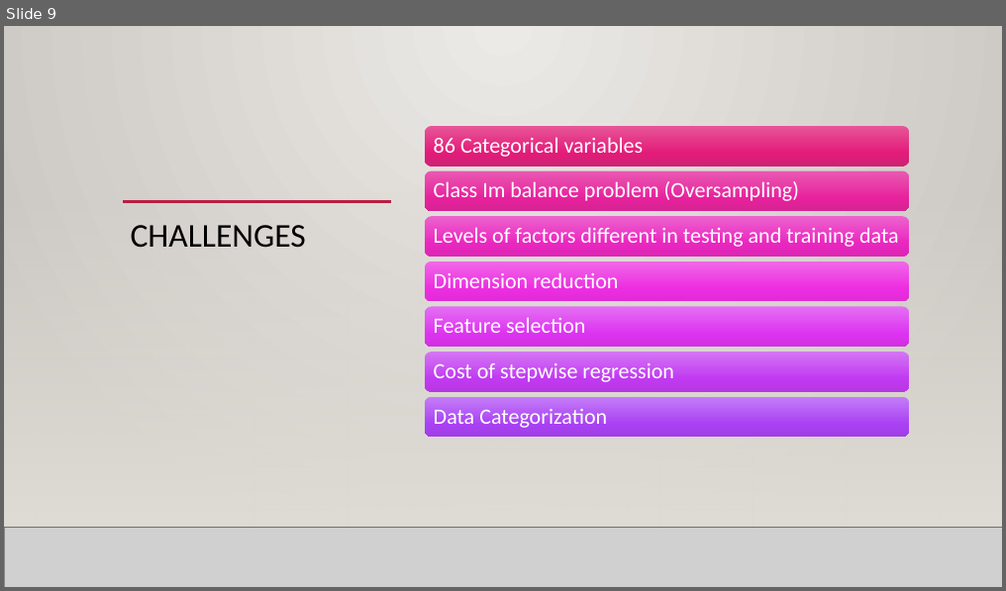
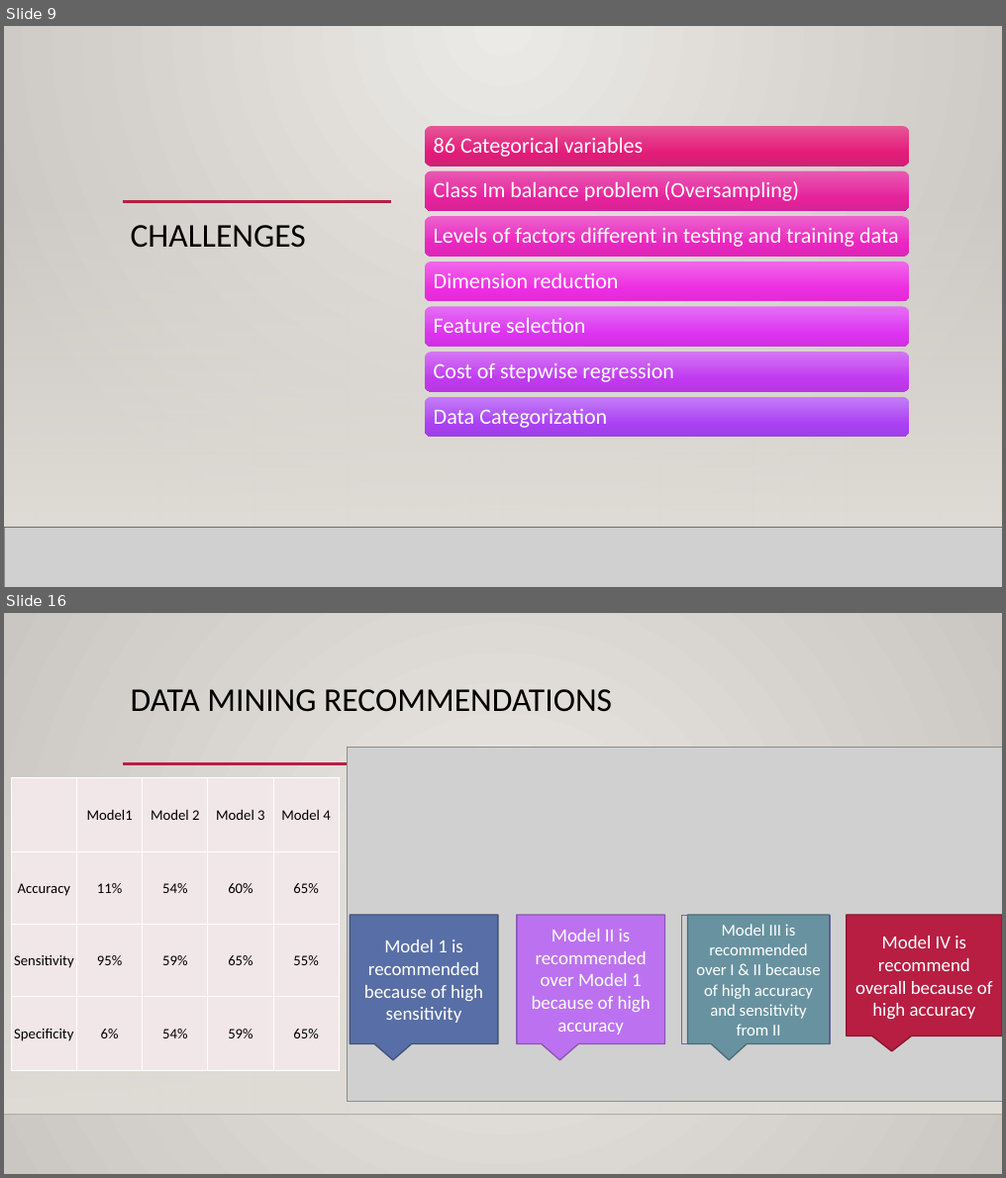
Before and after one commit to karimkhamwani/data-mining, a slide deck: Caravan.pptx. Shown one above the other, each under a label of ours: slide 9 before the commit, slides 9 and 16 after it; the slides between them are not shown. The pictures are 1006x591 and 1006x1178 pixels, drawn with LibreOffice and Linux fonts; fonts in the diff are those of the drawing; grey boxes stand for pictures; background and template pictures are left out. Boxes give left, top, right and bottom in pixels: in the first picture for what was removed or moved away, otherwise in the second. Text is boxed around its words. In the diff, an @@ line names an element or a change of style, - is before the commit and + after.

```diff
--- a/Caravan.pptx
+++ b/Caravan.pptx
@@ slide 16 added at bbox=[4, 613, 1002, 1174], background gradient #ECEAE7 to #CAC7C1; not listed: 3 template elements that a slide beside it also shows @@
@@ title added at bbox=[131, 689, 612, 712], 32 pt, text #000000 @@
+DATA MINING RECOMMENDATIONS
@@ picture added at bbox=[347, 748, 1002, 1102] @@
@@ table added at bbox=[12, 777, 341, 1072], 4 rows, 5 columns @@
+ | Model1 | Model 2 | Model 3 | Model 4
+Accuracy | 11% | 54% | 60% | 65%
+Sensitivity | 95% | 59% | 65% | 55%
+Specificity | 6% | 54% | 59% | 65%
@@ speech box added at bbox=[350, 915, 498, 1045], fill #586EA6, outline #41517B 1.25 pt, 18 pt, text #FFFFFF @@
+Model 1 is recommended because of high sensitivity
@@ speech box added at bbox=[517, 915, 665, 1045], fill #BC72F0, outline #8B54B2 1.25 pt, 18 pt, text #FFFFFF @@
+Model II is recommended over Model 1 because of high accuracy
@@ rectangle added at bbox=[681, 915, 830, 1045], outline #795FAF 0.75 pt @@
@@ speech box added at bbox=[687, 915, 830, 1045], fill #6892A0, outline #4D6C76 1.25 pt, 16 pt, text #FFFFFF @@
+Model III is recommended over I & II because of high accuracy and sensitivity from II
@@ picture added at bbox=[846, 915, 971, 1023] @@
@@ speech box added at bbox=[846, 915, 1002, 1036], fill #B71E42, outline #871631 1.25 pt, 18 pt, text #FFFFFF @@
+Model IV is recommend overall because of high accuracy
```
Also in this commit, not shown: 10 slides changed, 3 other slides added, 2 slides removed.
